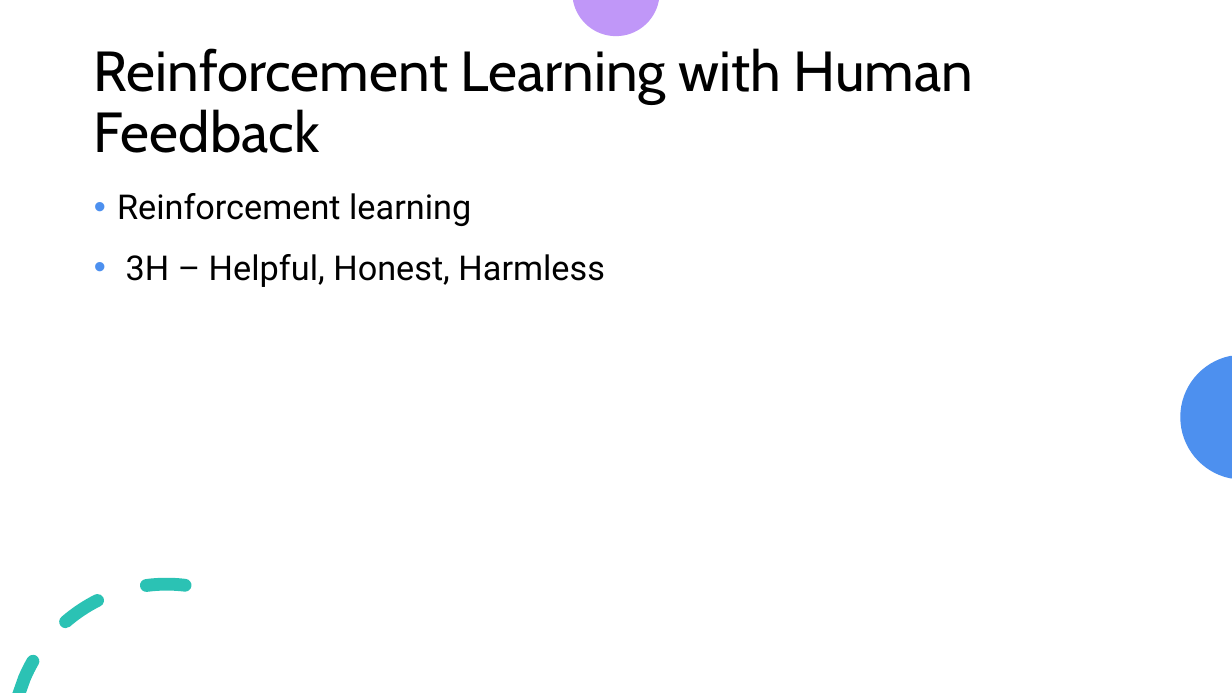
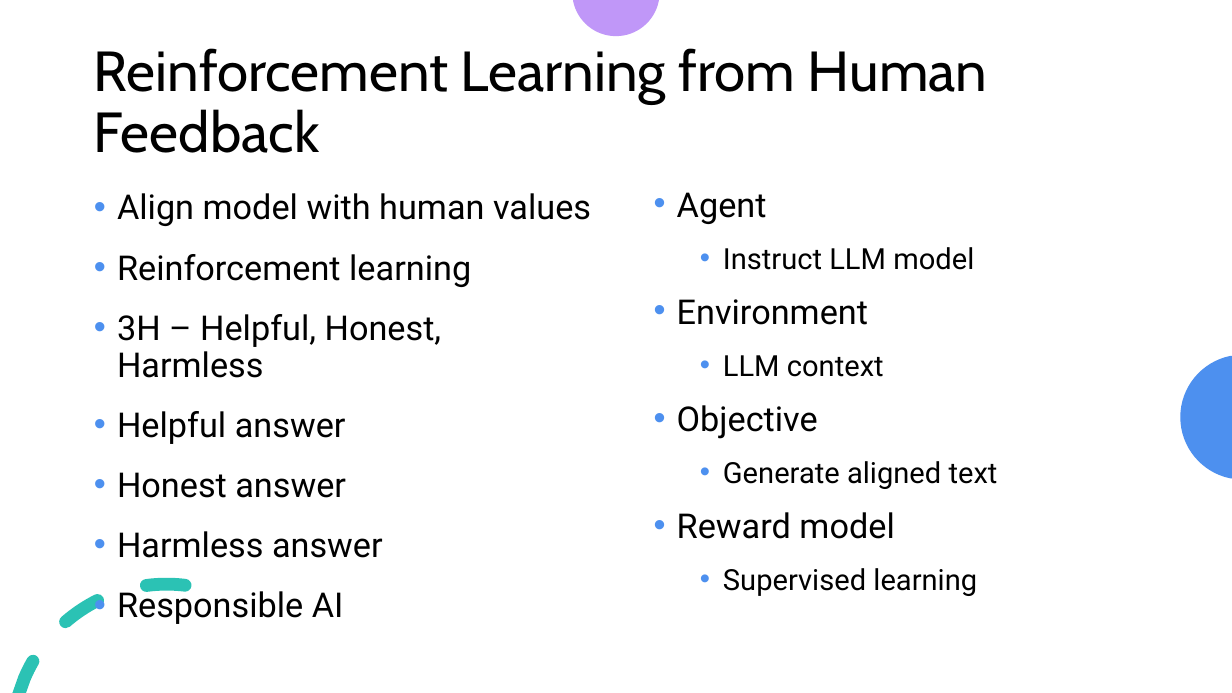
Before and after one commit to look4pritam/LargeLanguageModels, a slide deck: slide 26 of Presentations/IUAC-2024/Introduction_to_Large_Language_Models-From_Foundation_to_Real_World_Applications.pptx. Drawn at 1232x693 pixels with LibreOffice and Linux fonts; fonts in the diff are those of the drawing. Boxes give left, top, right and bottom in pixels: in the first picture for what was removed or moved away, otherwise in the second. Text is boxed around its words. In the diff, an @@ line names an element or a change of style, - is before the commit and + after.

```diff
--- a/Presentations/IUAC-2024/Introduction_to_Large_Language_Models-From_Foundation_to_Real_World_Applications.pptx
+++ b/Presentations/IUAC-2024/Introduction_to_Large_Language_Models-From_Foundation_to_Real_World_Applications.pptx
@@ title at (x1=94, y1=48, x2=987, y2=153): text changed @@
-Reinforcement Learning with Human Feedback
+Reinforcement Learning from Human Feedback
@@ text at (x1=117, y1=193, x2=591, y2=226): paragraph added @@
+  • Align model with human values
@@ text added at (x1=677, y1=192, x2=998, y2=596), 17 pt, text #000000 @@
+  • Agent
+    • Instruct LLM model
+  • Environment
+    • LLM context
+  • Objective
+    • Generate aligned text
+  • Reward model
+    • Supervised learning
@@ text at (x1=117, y1=411, x2=383, y2=624): paragraphs added @@
+  • Helpful answer
+  • Honest answer
+  • Harmless answer
+  • Responsible AI
```
Also in this commit, not shown: 2 other slides changed, 1 slide added.
